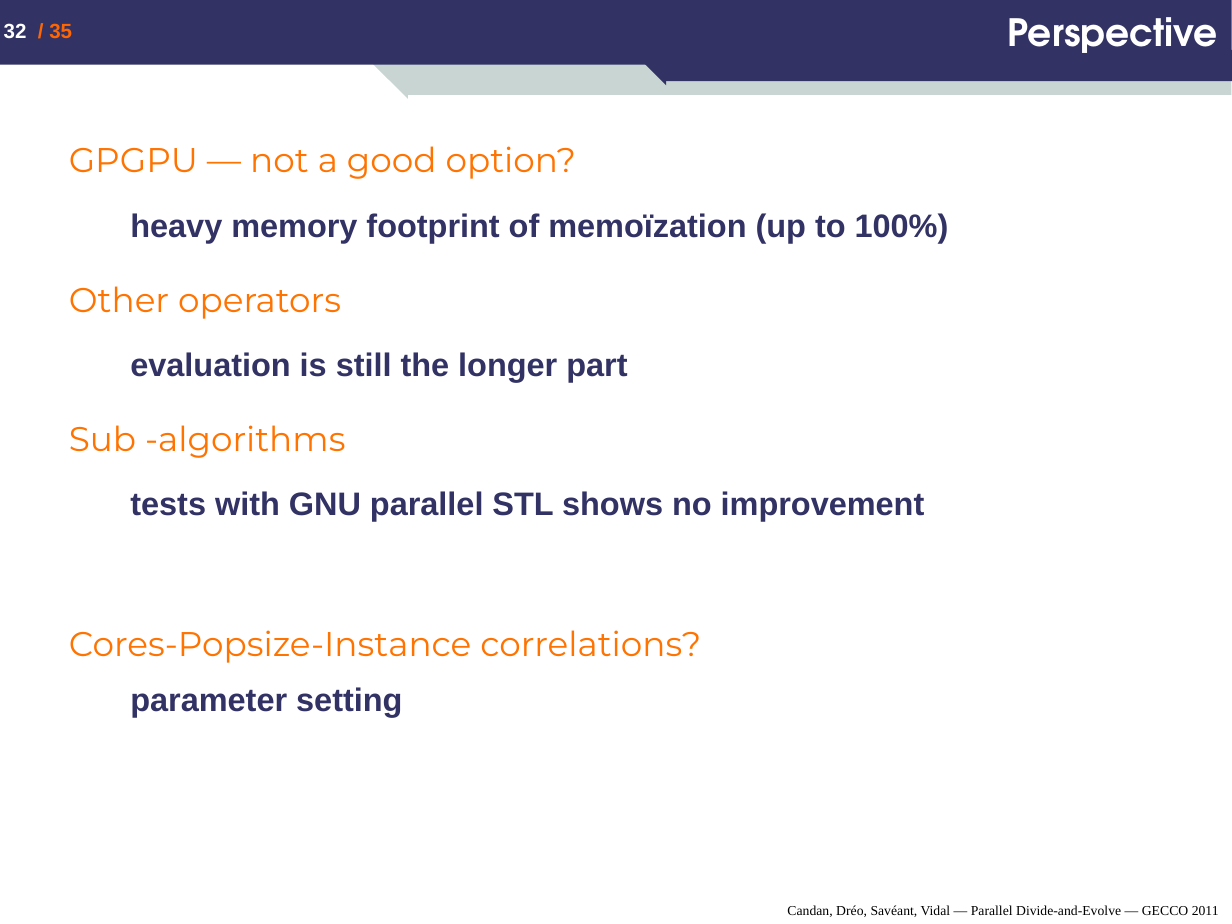
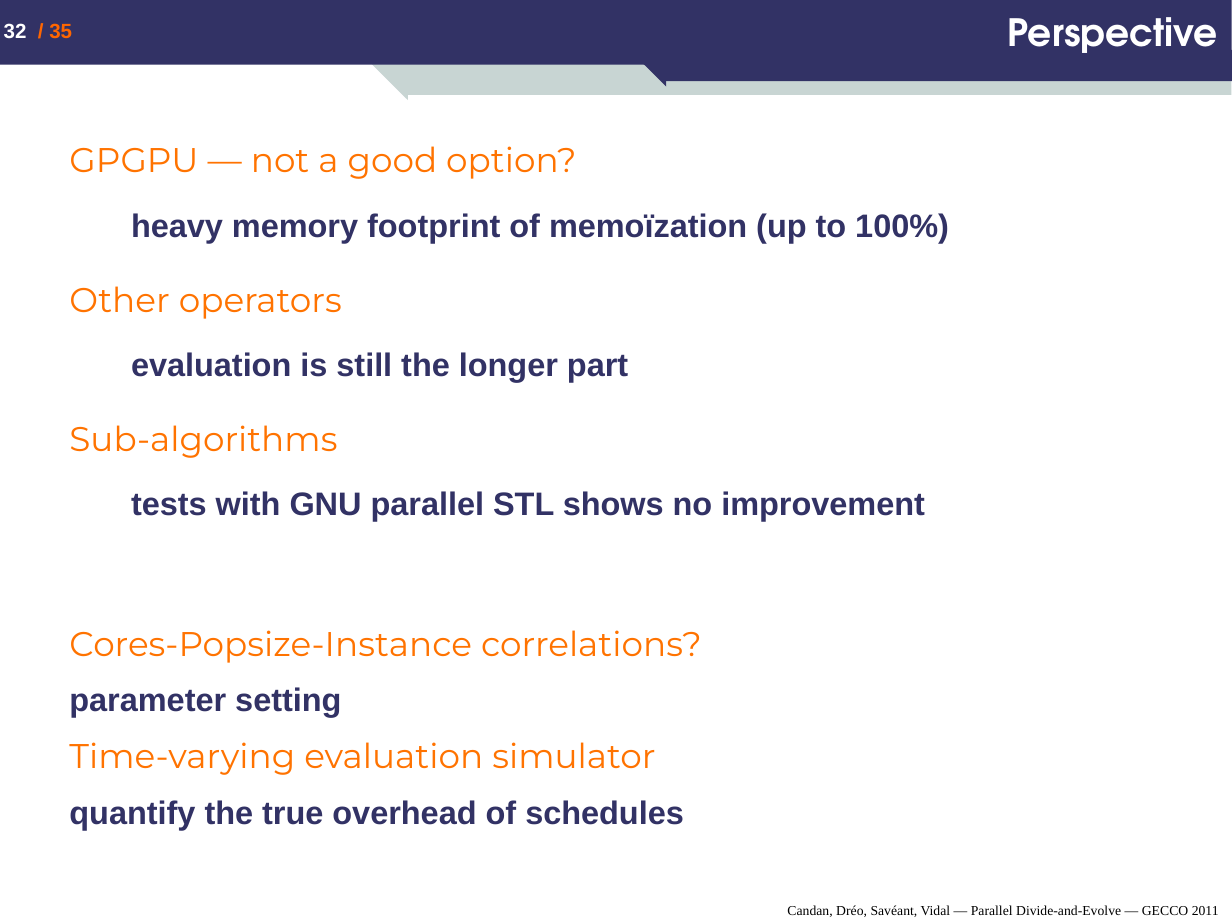
Before and after one commit to nojhan/descarwin, a slide deck: slide 32 of papers/GECCO2011/dae_mt/Candan-Dreo-Saveant-Vidal_Parallel-Divide-and-Evolve_GECCO-2011.ppt. Drawn at 1232x924 pixels with LibreOffice and Linux fonts; fonts in the diff are those of the drawing. Boxes give left, top, right and bottom in pixels: in the first picture for what was removed or moved away, otherwise in the second. Text is boxed around its words. In the diff, an @@ line names an element or a change of style, - is before the commit and + after.

```diff
--- a/papers/GECCO2011/dae_mt/Candan-Dreo-Saveant-Vidal_Parallel-Divide-and-Evolve_GECCO-2011.ppt
+++ b/papers/GECCO2011/dae_mt/Candan-Dreo-Saveant-Vidal_Parallel-Divide-and-Evolve_GECCO-2011.ppt
@@ text at [69,146,949,717]: indent changed; list level 2 to 1 in "parameter setting" @@
@@ text at [69,425,337,458]: text changed @@
-Sub -algorithms
+Sub-algorithms
@@ text at [69,742,684,830]: paragraphs added @@
+Time-varying evaluation simulator
+quantify the true overhead of schedules
```
Also in this commit, not shown: 17 other slides changed.
